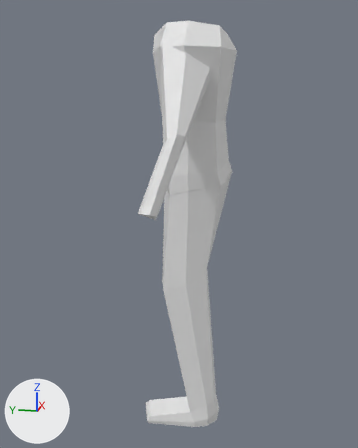
What one commit did to the glTF model assets/enemies/bad-guy1.glb.
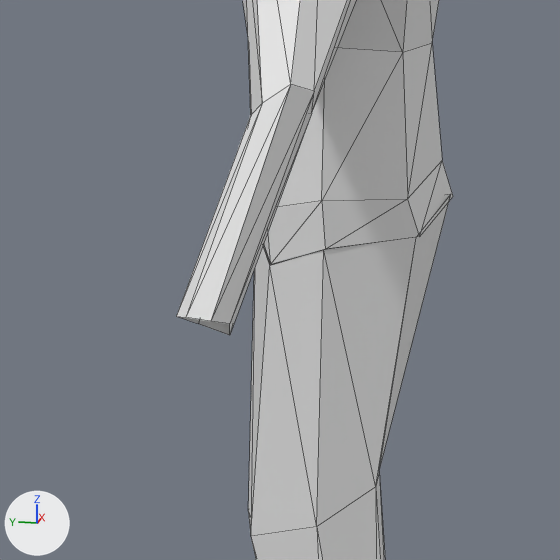
Each version is shown whole from a 50 mm camera at (-7.67, -1.3, 1.48) aimed at (-1.02, 0.03, -0.18), then close up on the part from 22% to 75% of the width and 23% to 66% of the height. Arrows for +X, +Y and +Z are at lower left; the lights stay in place. The close-ups show mesh edges as thin lines. Where no turn or scale is listed for an object, it has been applied to the vertices. Vertices at the same position are counted once.
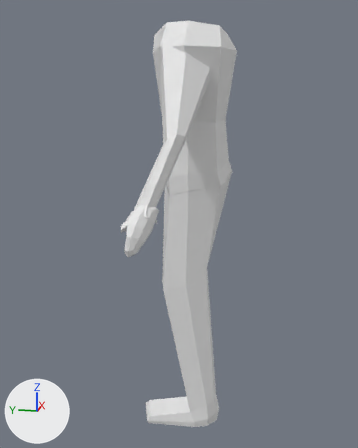
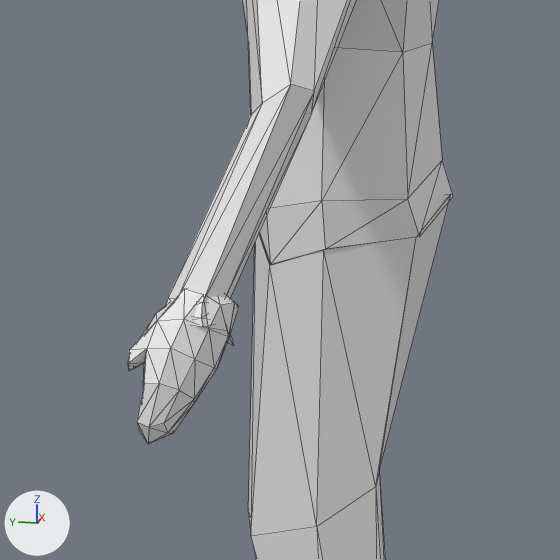
Commit message: Added hands

Location of each change, (x1, y1, x2, y2) in pixels of the close-ups (560 x 560 px):
'Cylinder.001', reshaped
    before: (177, 0, 356, 335)
    after: (128, 0, 356, 444)
part 1 of me_cylinder_002, added
    after: (128, 288, 239, 444)
part 2 of me_cylinder_002, built on
    before: (177, 84, 314, 335)
    after: (166, 84, 314, 346)

What changed in the scene script:
```text
Change me_cylinder_002:
    used by ob_cylinder_001; location = (-0.629, 0.047, 2.329)
    remove me_cylinder_002.from_pydata(...)  # 18 vertices, 24 faces; spans x -1.39..0.26, y -0.43..0.32, z -2.28..0.08
    add me_cylinder_002.from_pydata(...)  # 78 vertices, 140 faces; spans x -1.6..0.26, y -0.43..0.5, z -2.66..0.08
    me_cylinder_002 part 1: a new loose piece of 48 vertices spanning x -1.6..-1.23, y 0.07..0.5, z -2.66..-2.04
    me_cylinder_002 part 2
    3 vertices in x -1.39..-1.31, y 0.09..0.27, z -2.2..-2.17 move by (0.0, 0.03, 0.08)
    3 vertices move from x -1.29..-1.18, y 0.12..0.32, z -2.28..-2.18 to x -1.29..-1.19, y 0.15..0.36, z -2.2..-2.1
    12 vertices are added at x -1.44..-1.2, y 0.09..0.37, z -2.31..-2.14
    24 new faces join them
```
